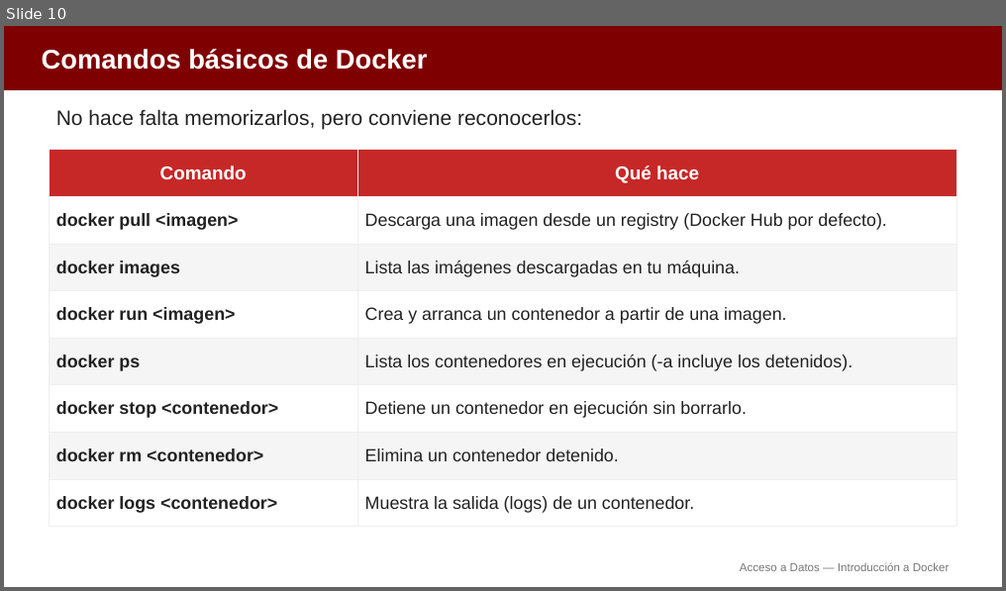
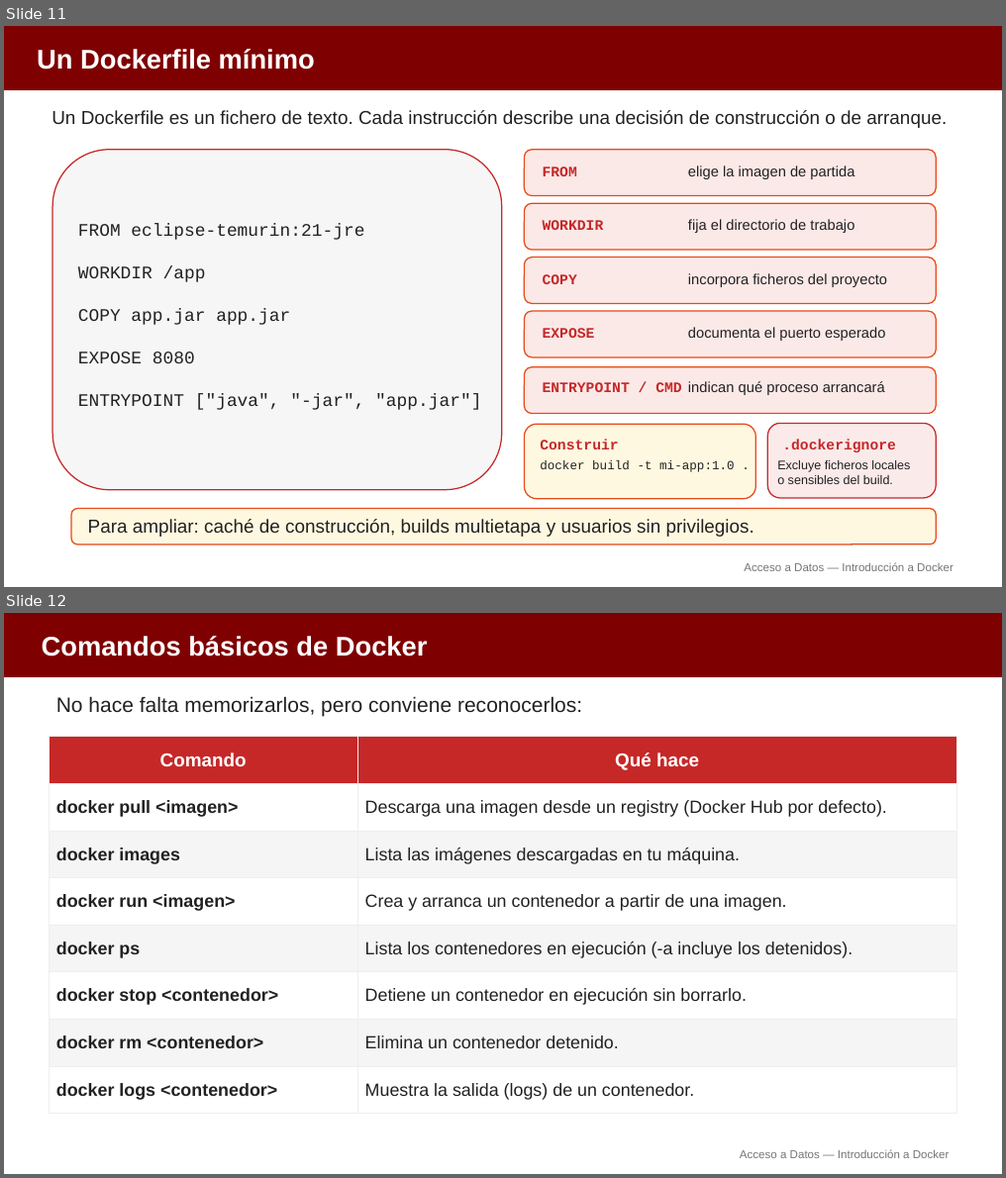
Before and after one commit to aitorventura/acceso-a-datos, a slide deck: docs/tema0/diapositivas/introduccion-docker.pptx. Shown one above the other, each under a label of ours: slide 10 before the commit, slides 11 and 12 after it. The pictures are 1006x591 and 1006x1178 pixels, drawn with LibreOffice and Linux fonts; fonts in the diff are those of the drawing. Boxes give left, top, right and bottom in pixels: in the first picture for what was removed or moved away, otherwise in the second. Text is boxed around its words. In the diff, an @@ line names an element or a change of style, - is before the commit and + after.

Commit message:
añadido dockerfile a tema intro-docker

```diff
--- a/docs/tema0/diapositivas/introduccion-docker.pptx
+++ b/docs/tema0/diapositivas/introduccion-docker.pptx
@@ slide 11 added at bbox=[4, 26, 1002, 587], background #FFFFFF @@
@@ rectangle added at bbox=[4, 26, 1002, 89], fill #7F0000, outline #7F0000 0.5 pt @@
@@ text added at bbox=[37, 49, 315, 70], 26 pt, text #FFFFFF, bold @@
+Un Dockerfile mínimo
@@ text added at bbox=[52, 110, 946, 128], 18 pt, text #212121 @@
+Un Dockerfile es un fichero de texto. Cada instrucción describe una decisión de construcción o de arranque.
@@ rounded rectangle added at bbox=[53, 150, 502, 490], fill #F6F6F6, outline #C62828 1.2 pt @@
@@ rounded rectangle added at bbox=[525, 150, 936, 196], fill #FBE9E7, outline #E64A19 1.2 pt @@
@@ text added at bbox=[543, 167, 577, 176], 14 pt, text #C62828, bold @@
+FROM
@@ text added at bbox=[688, 166, 854, 179], 14 pt, text #212121 @@
+elige la imagen de partida
@@ rounded rectangle added at bbox=[525, 203, 936, 250], fill #FBE9E7, outline #E64A19 1.2 pt @@
@@ text added at bbox=[78, 224, 481, 410], 17 pt, text #212121 @@
+FROM eclipse-temurin:21-jre
+WORKDIR /app
+COPY app.jar app.jar
+EXPOSE 8080
+ENTRYPOINT ["java", "-jar", "app.jar"]
@@ text added at bbox=[543, 220, 604, 230], 14 pt, text #C62828, bold @@
+WORKDIR
@@ text added at bbox=[688, 219, 854, 233], 14 pt, text #212121 @@
+fija el directorio de trabajo
@@ rounded rectangle added at bbox=[525, 258, 936, 304], fill #FBE9E7, outline #E64A19 1.2 pt @@
@@ text added at bbox=[543, 274, 577, 284], 14 pt, text #C62828, bold @@
+COPY
@@ text added at bbox=[688, 274, 887, 287], 14 pt, text #212121 @@
+incorpora ficheros del proyecto
@@ rounded rectangle added at bbox=[525, 311, 936, 358], fill #FBE9E7, outline #E64A19 1.2 pt @@
@@ text added at bbox=[543, 328, 595, 338], 14 pt, text #C62828, bold @@
+EXPOSE
@@ text added at bbox=[688, 327, 885, 341], 14 pt, text #212121 @@
+documenta el puerto esperado
@@ rounded rectangle added at bbox=[525, 368, 936, 414], fill #FBE9E7, outline #E64A19 1.2 pt @@
@@ text added at bbox=[688, 381, 885, 395], 14 pt, text #212121 @@
+indican qué proceso arrancará
@@ text added at bbox=[543, 382, 681, 392], 14 pt, text #C62828, bold @@
+ENTRYPOINT / CMD
@@ rounded rectangle added at bbox=[525, 424, 755, 499], fill #FFF8E1, outline #E64A19 1.2 pt @@
@@ text added at bbox=[540, 440, 618, 450], 14 pt, text #C62828, bold @@
+Construir
@@ rounded rectangle added at bbox=[767, 424, 936, 498], fill #FBEAEA, outline #C62828 1.2 pt @@
@@ text added at bbox=[782, 439, 896, 453], 14 pt, text #C62828, bold @@
+.dockerignore
@@ text added at bbox=[540, 461, 735, 472], 12 pt, text #212121 @@
+docker build -t mi-app:1.0 .
@@ text added at bbox=[777, 461, 910, 484], 12 pt, text #212121 @@
+Excluye ficheros locales o sensibles del build.
@@ rounded rectangle added at bbox=[71, 509, 936, 545], fill #FFF8E1, outline #E64A19 1.2 pt @@
@@ text added at bbox=[88, 519, 754, 537], 18 pt, text #212121 @@
+Para ampliar: caché de construcción, builds multietapa y usuarios sin privilegios.
@@ text added at bbox=[744, 564, 953, 571], 11 pt, text #757575 @@
+Acceso a Datos — Introducción a Docker
@@ what was slide 10 is now slide 12 @@
```
Also in this commit, not shown: 1 other slide added, 2 other files.
